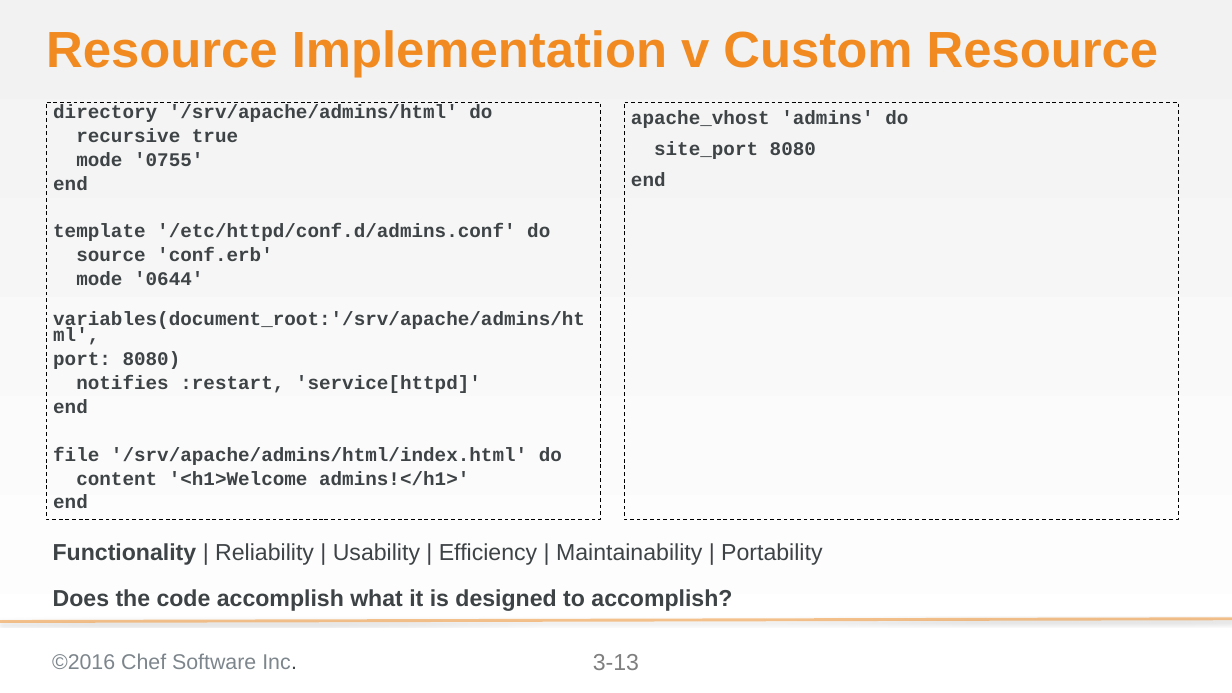
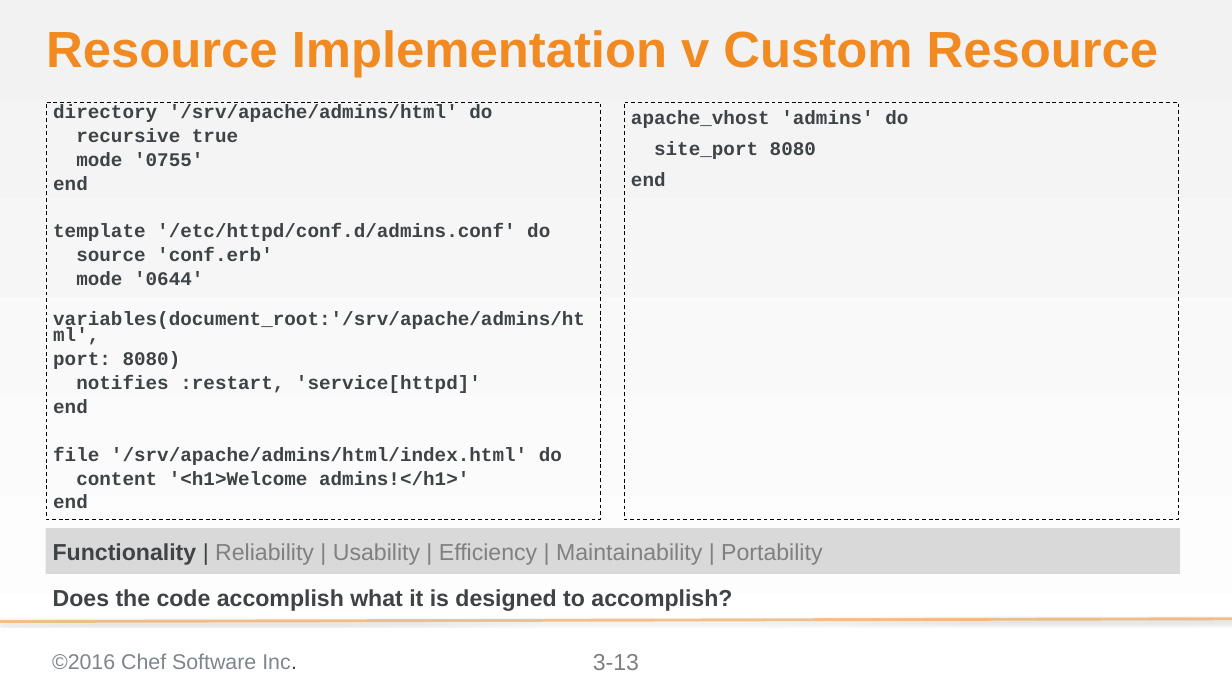
Before and after one commit to chef-training/extending_cookbooks, a slide deck: slide 13 of 03-why_use_custom_resources.pptx. Drawn at 1232x693 pixels with LibreOffice and Linux fonts; fonts in the diff are those of the drawing; background and template pictures are left out. Boxes give left, top, right and bottom in pixels: in the first picture for what was removed or moved away, otherwise in the second. Text is boxed around its words. In the diff, an @@ line names an element or a change of style, - is before the commit and + after.

Commit message:
Updates the layout of the code review for clarity
Tried some design to make that stand out better.

```diff
--- a/03-why_use_custom_resources.pptx
+++ b/03-why_use_custom_resources.pptx
@@ rectangle "Functionality | Reliability | Usability ..." resized from (x1=53, y1=543, x2=822, y2=565) to (x1=46, y1=528, x2=1180, y2=574) @@
@@ rectangle "Functionality | Reliability | Usability ..." at (x1=46, y1=528, x2=1180, y2=574): text colour #3E4346 to #808080 in "Reliability | Usability | Efficiency | Maintainability ..."; fill none to #D9D9D9 @@
```
Also in this commit, not shown: 6 other slides changed.
